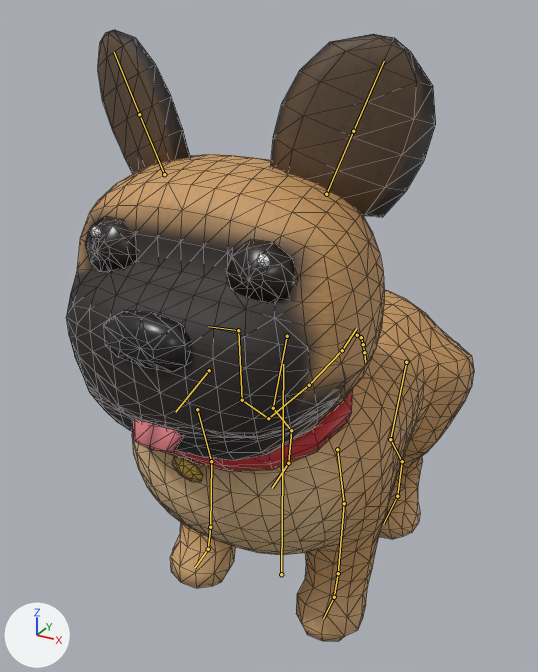
Before and after pictures for a commit that changed the glTF model art-source/blender/dogs/french-bulldog/motion/exports/dog_frenchie_anim.gltf.
Before and after are seen from a 50 mm lens placed at (0.613, -1.173, 1.167), pointed at (-0.033, 0.002, 0.579). Arrows for +X, +Y and +Z are at lower left; the lights stay in place. The first picture is the older version. The bones that bend it are drawn over the model as lines. Mesh edges are drawn as thin lines.

Names of what the first picture shows: 'dog_frenchie_body', 'dog_frenchie_collar', 'dog_frenchie_ear_L', 'dog_frenchie_ear_R', 'dog_frenchie_eye_L', 'dog_frenchie_eye_R', 'dog_frenchie_nose', 'dog_frenchie_tongue'.
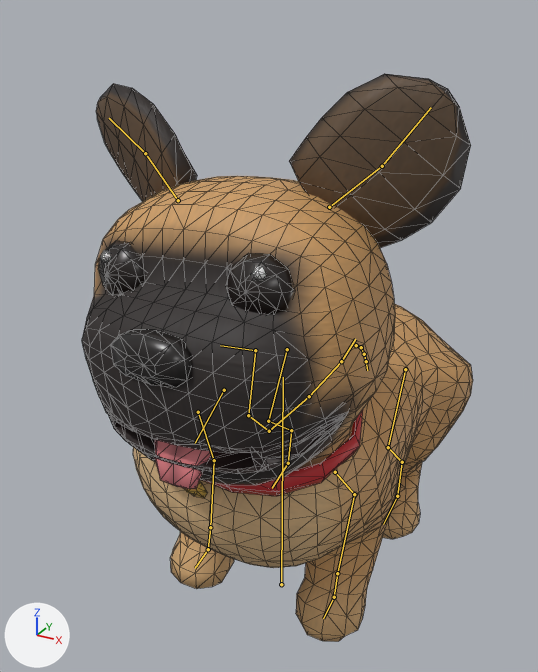
The newer file adds an action. The first version stands in its rest pose; the second is drawn at frame 9 of the action 'Shake'.

The change in detail:
Bone 'root' (bone_root) moves from (0.0, 0.0, 0.0) to (0.0, -0.028, 0.0).
Bone 'hips' (bone_hips) turns from (0, 0, 0) to (0, -3, 1) degrees about its own x, y and z.
Bone 'back_hip_L' (bone_back_hip_l) turns from (0, 0, 0) to (-5, -1, 3) degrees about its own x, y and z.
Bone 'back_stifle_L' (bone_back_stifle_l) turns from (0, 0, 0) to (11, 0, 0) degrees about its own x, y and z.
Bone 'back_hock_L' (bone_back_hock_l) turns from (0, 0, 0) to (-7, 0, 0) degrees about its own x, y and z.
Bone 'back_hip_R' (bone_back_hip_r) turns from (0, 0, 0) to (-8, -1, 3) degrees about its own x, y and z.
Bone 'back_stifle_R' (bone_back_stifle_r) turns from (0, 0, 0) to (21, 0, 0) degrees about its own x, y and z.
Bone 'back_hock_R' (bone_back_hock_r) turns from (0, 0, 0) to (-12, 0, 0) degrees about its own x, y and z.
Bone 'spine_1' (bone_spine_1) turns from (0, 0, 0) to (0, 2, 0) degrees about its own x, y and z.
Bone 'spine_2' (bone_spine_2) turns from (0, 0, 0) to (0, -5, 0) degrees about its own x, y and z.
Bone 'spine_3' (bone_spine_3) turns from (0, 0, 0) to (0, -7, -6) degrees about its own x, y and z.
Bone 'front_shoulder_L' (bone_front_shoulder_l) turns from (0, 0, 0) to (25, -3, -8) degrees about its own x, y and z.
Bone 'front_elbow_L' (bone_front_elbow_l) turns from (0, 0, 0) to (-47, 0, 0) degrees about its own x, y and z.
Bone 'front_wrist_L' (bone_front_wrist_l) turns from (0, 0, 0) to (22, 0, 0) degrees about its own x, y and z.
Bone 'front_shoulder_R' (bone_front_shoulder_r) turns from (0, 0, 0) to (4, -2, -8) degrees about its own x, y and z.
Bone 'front_elbow_R' (bone_front_elbow_r) turns from (0, 0, 0) to (-7, 0, 0) degrees about its own x, y and z.
Bone 'front_wrist_R' (bone_front_wrist_r) turns from (0, 0, 0) to (3, 0, 0) degrees about its own x, y and z.
Bone 'head' (bone_head) turns from (0, 0, 0) to (0, 10, 10) degrees about its own x, y and z.
Bone 'ear_L_1' (bone_ear_l_1) turns from (0, 0, 0) to (-18, -6, -25) degrees about its own x, y and z.
Bone 'ear_L_2' (bone_ear_l_2) turns from (0, 0, 0) to (5, 0, 11) degrees about its own x, y and z.
Bone 'ear_R_1' (bone_ear_r_1) turns from (0, 0, 0) to (-13, 4, 14) degrees about its own x, y and z.
Bone 'ear_R_2' (bone_ear_r_2) turns from (0, 0, 0) to (-5, 1, 11) degrees about its own x, y and z.
Bone 'jaw' (bone_jaw) turns from (0, 0, 0) to (17, 0, 0) degrees about its own x, y and z.

Pixel boxes [x1, y1, x2, y2] of what changed, in the pictures (538 x 672 px):
'dog_frenchie_body', posed: before [66, 154, 474, 642]; after [82, 176, 473, 642]
'dog_frenchie_ear_L', posed (10% wider): before [271, 34, 436, 217]; after [289, 74, 471, 248]
'dog_frenchie_ear_R', posed: before [98, 30, 190, 174]; after [96, 83, 197, 202]
'dog_frenchie_nose', posed (9% narrower, 8% shorter): before [103, 310, 192, 372]; after [111, 330, 192, 387]
'dog_frenchie_eye_L', posed: before [226, 240, 297, 303]; after [226, 253, 294, 315]
'dog_frenchie_eye_R', posed (9% narrower): before [85, 216, 137, 271]; after [98, 241, 145, 294]
'dog_frenchie_tongue', posed: before [132, 419, 183, 453]; after [154, 439, 213, 489]
bone 'root', root to tip: before (281, 574) to (283, 364); after (281, 584) to (283, 377)
bone 'hips', root to tip: before (342, 350) to (356, 328); after (341, 361) to (355, 339)
bone 'back_hip_L', root to tip: before (406, 362) to (390, 439); after (405, 369) to (388, 447)
bone 'back_stifle_L', root to tip: before (390, 439) to (402, 461); after (388, 447) to (402, 462)
bone 'back_hock_L', root to tip: before (402, 461) to (397, 496); after (402, 462) to (397, 496)
bone 'back_hip_R', root to tip: before (287, 336) to (273, 408); after (287, 349) to (268, 421)
bone 'back_stifle_R', root to tip: before (273, 408) to (291, 430); after (268, 421) to (291, 430)
bone 'spine_1', root to tip: before (342, 350) to (309, 385); after (341, 361) to (309, 396)
bone 'spine_2', root to tip: before (309, 385) to (268, 418); after (309, 396) to (269, 431)
bone 'spine_3', root to tip: before (268, 418) to (242, 400); after (269, 431) to (248, 415)
bone 'front_shoulder_L', root to tip: before (337, 449) to (344, 503); after (335, 472) to (354, 494)
bone 'front_elbow_L', root to tip: before (344, 503) to (338, 573); after (354, 494) to (337, 573)
bone 'front_wrist_L', root to tip: before (338, 573) to (334, 597); after (337, 573) to (334, 597)
bone 'front_shoulder_R', root to tip: before (197, 409) to (211, 461); after (198, 412) to (214, 460)
bone 'front_elbow_R', root to tip: before (211, 461) to (210, 527); after (214, 460) to (210, 527)
bone 'head', root to tip: before (238, 330) to (208, 326); after (255, 350) to (220, 345)
bone 'ear_L_1', root to tip: before (326, 194) to (353, 131); after (329, 207) to (382, 166)
bone 'ear_L_2', root to tip: before (353, 131) to (384, 61); after (382, 166) to (431, 107)
bone 'ear_R_1', root to tip: before (164, 174) to (139, 114); after (178, 200) to (145, 153)
bone 'ear_R_2', root to tip: before (139, 114) to (114, 52); after (145, 153) to (109, 118)
bone 'jaw', root to tip: before (209, 370) to (175, 412); after (224, 390) to (195, 443)
